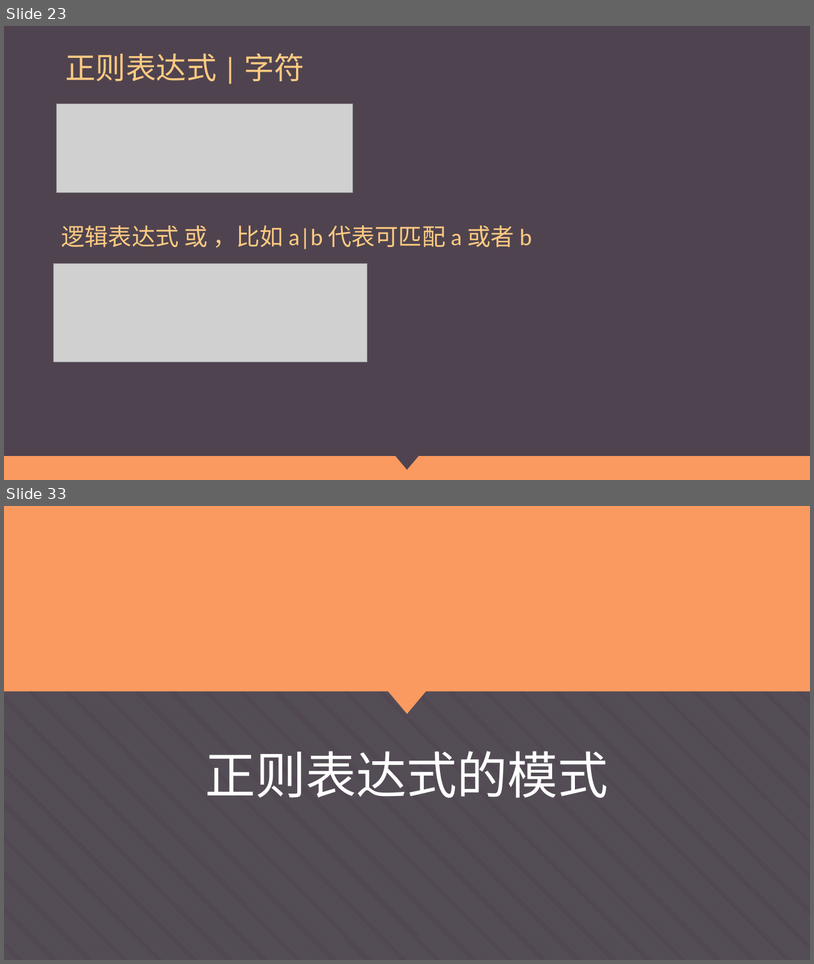
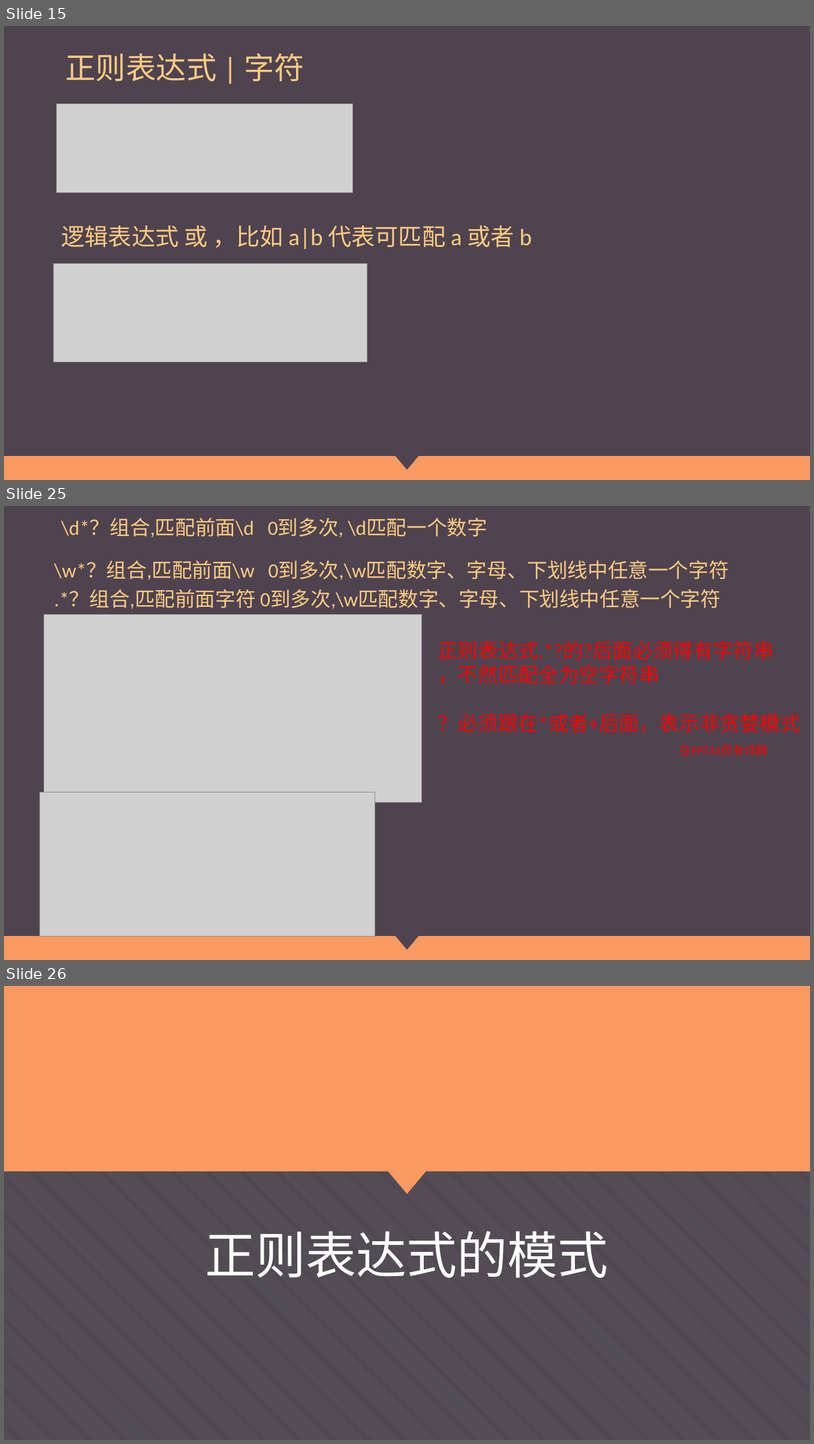
Before and after one commit to Wu-jiaming/-ppt, a slide deck: 正则表达式.pptx. Shown one above the other, each under a label of ours: slides 23 and 33 before the commit, slides 15, 25 and 26 after it; the slides between them are not shown. The pictures are 814x964 and 814x1444 pixels, drawn with LibreOffice and Linux fonts; fonts in the diff are those of the drawing; grey boxes stand for pictures. Boxes give left, top, right and bottom in pixels: in the first picture for what was removed or moved away, otherwise in the second. Text is boxed around its words. In the diff, an @@ line names an element or a change of style, - is before the commit and + after.

```diff
--- a/正则表达式.pptx
+++ b/正则表达式.pptx
@@ slide 25 added at [4,506,810,960], background #4F434F; not listed: 2 template elements that a slide beside it also shows @@
@@ title added at [61,519,488,537], 24 pt, text #FDCB82 @@
+\d*？组合,匹配前面\d 0到多次, \d匹配一个数字
@@ text added at [54,561,729,580], 24 pt, text #FDCB82 @@
+\w*？组合,匹配前面\w 0到多次,\w匹配数字、字母、下划线中任意一个字符
@@ text added at [54,589,721,609], 24 pt, text #FDCB82 @@
+.*？组合,匹配前面字符 0到多次,\w匹配数字、字母、下划线中任意一个字符
@@ picture added at [44,614,422,802] @@
@@ text added at [438,640,801,756], 24 pt, text #FF0000 @@
+正则表达式.*?的?后面必须得有字符串
+，不然匹配全为空字符串
+？必须跟在*或者+后面，表示非贪婪模式
+在PPT34页有详解
@@ picture added at [39,792,375,936] @@
@@ what was slide 23 is now slide 15 @@
@@ what was slide 33 is now slide 26 @@
```
Also in this commit, not shown: 16 slides changed, 6 other slides added, 6 slides removed.
